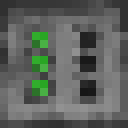
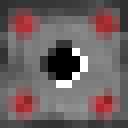
Layered file, before and after one edit (128x128). Changes by layer:
hid "centrifuge" over [24, 24, 104, 104]
added layer "pinhole" above "rift_beacon" over [8, 8, 120, 120]
